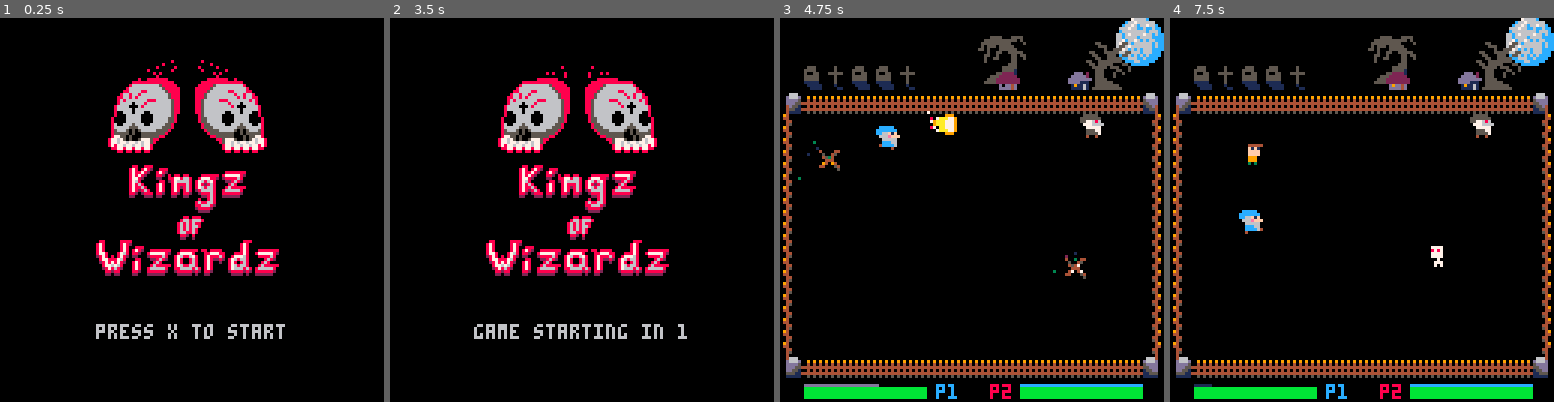
Above: before the commit, frames 1-4 (left to right).
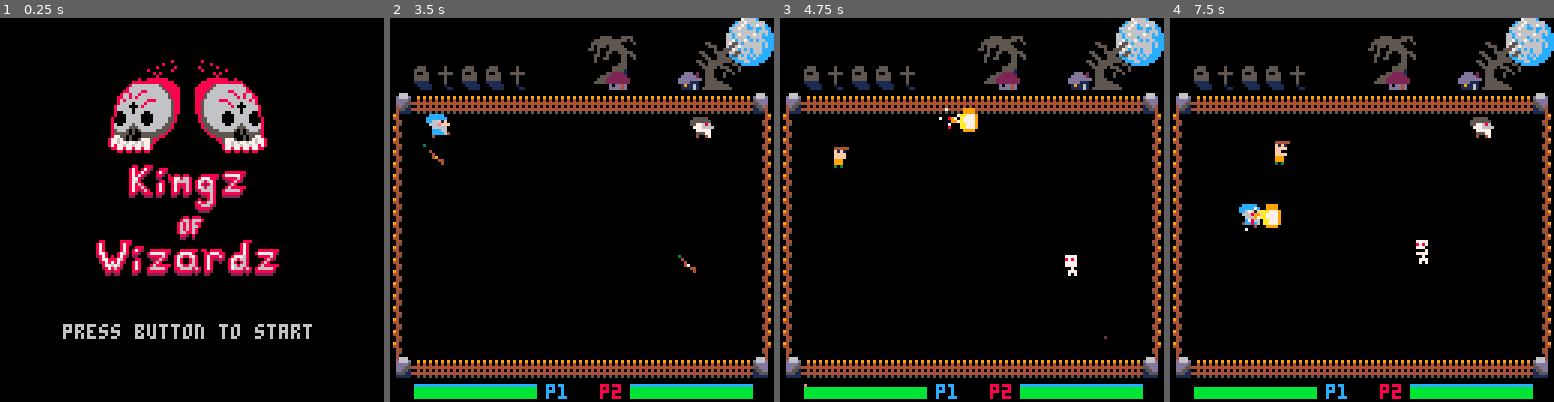
Above: after the commit, the same moments.

Repository: ravertass/wizardkingz
Game: PICO-8 cartridge wizardz.p8
The game is run twice, just before and just after one commit, with the same random seed, the same clock (stepped at 60 frames per second) and the same inputs.
Inputs:
- Up to frame 1 (0.25 s): no input
- Up to frame 2 (3.5 s): tap O (Z key) at 0.33, 0.7, 1.43, 2.22, 3.1 s; tap X (X key) at 1.07, 2.07, 2.4, 2.73, 3.07, 3.4 s; hold Left 1.97-2.37 s; hold Down 2.42-2.82 s; hold Right from 2.87 s (still down)
- Up to frame 3 (4.75 s): release Right at 3.53 s; hold Up 3.58-4.08 s; tap X (X key) every 0.33 s from 3.73 to 4.73 s; tap O (Z key) at 3.98 s; hold Right 4.13-4.53 s; hold Down from 4.58 s (still down)
- Up to frame 4 (7.5 s): tap O (Z key) at 4.87, 5.75, 6.63 s; tap X (X key) every 0.33 s from 5.07 to 7.4 s; release Down at 5.08 s; hold Left 5.13-5.8 s; hold Up 5.85-6.18 s; hold Left 6.23-6.63 s; hold Down 6.68-7.08 s; hold Right from 7.13 s (still down)

The runs differ from the first frame. In frame 1, 1.3% of the frame differs, in the area x 16-82%, y 79-84%; in frame 2, 24%, in the area x 0-100%, y 0-100%; in frame 3, 1.7%; in frame 4, 1.4%.

Commit message:
Changed buttons in menus

Diff:
--- a/wizardz.p8
+++ b/wizardz.p8
@@ -429,7 +429,7 @@
 
 function update_startscreen()
   update_timers()
-  if btn(5) and not startscreen_game_timer_exists then
+  if (btnp(4) or btnp(5)) and not startscreen_game_timer_exists then
     startscreen_game_timer_exists = true
     startscreen_game_time = time()
     create_startscreen_countdown()
@@ -450,7 +450,7 @@
 end
 
 function update_gameover()
-  if btn(4) then
+  if btnp(4) or btnp(5) then
     _init()
   end
 end
@@ -1159,7 +1159,7 @@
   if startscreen_game_timer_exists then
     print("game starting in "..tostr(ceil(c_startscreen_timer_countdown_start - timers[c_startscreen_timer].elapsed)), 28, 102, 6)
   else
-    print("press x to start", 32, 102, 6)
+    print("press button to start", 21, 102, 6)
   end
 end
 
@@ -1223,7 +1223,7 @@
     spr(pl2.pl1_idle[1], 58, 40)
     print("player 2 wins", 38, 60, 7)
   end
-  print("press z to continue", 28, 90, 6)
+  print("press button to continue", 16, 90, 6)
 end
 
 function draw_environment()
